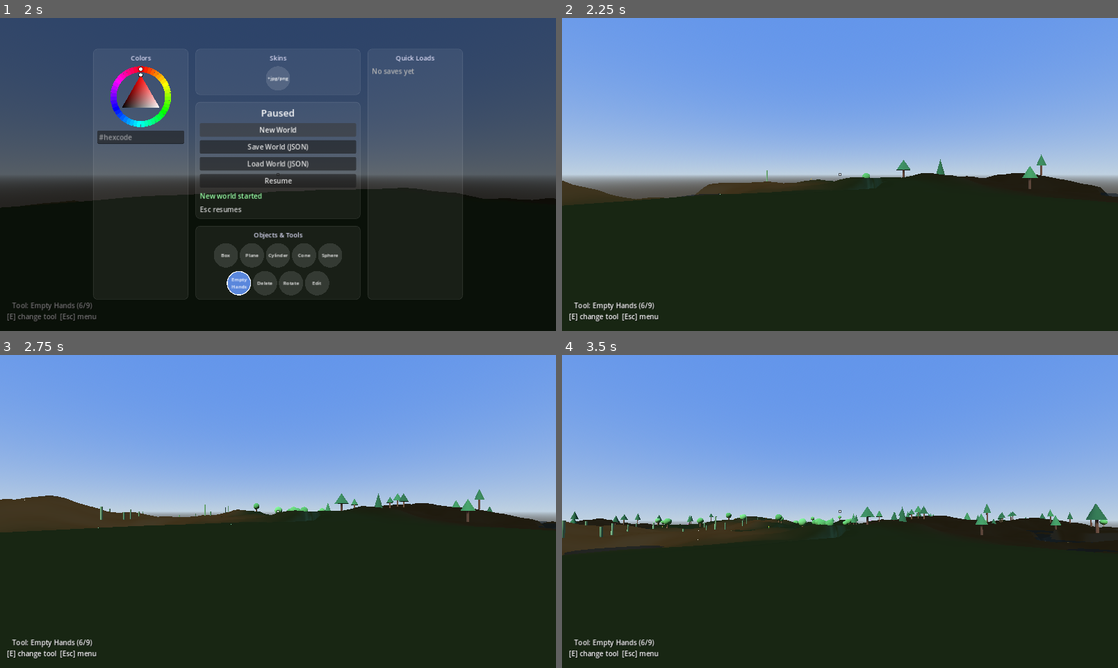
Above: before the commit, frames 1-4 (two rows, left to right).
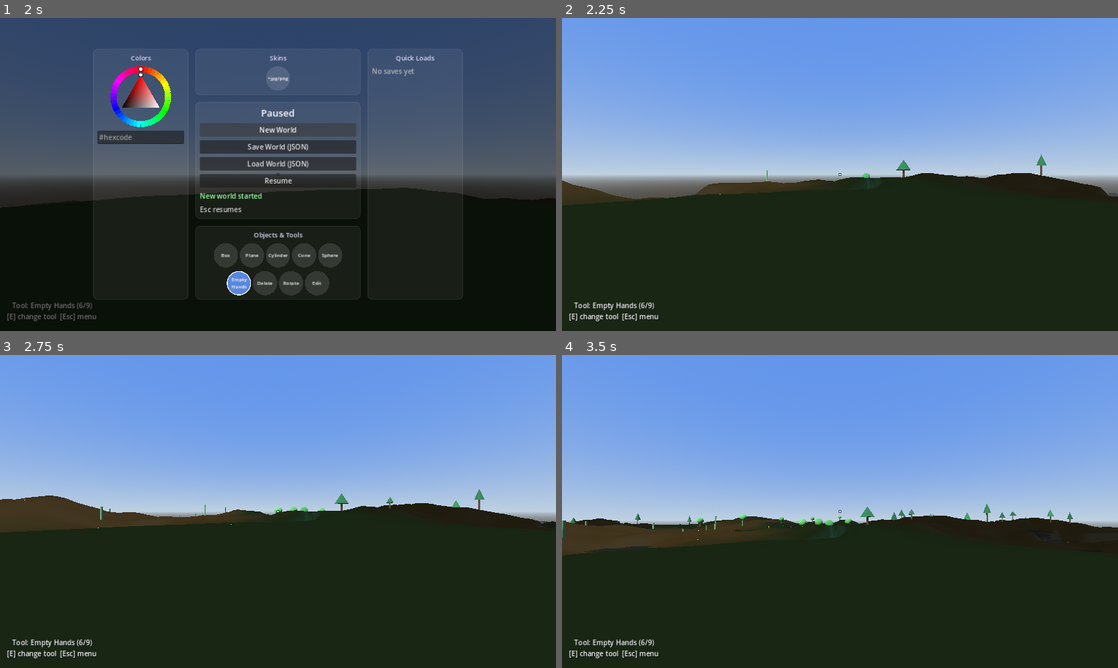
Above: after the commit, the same moments.

Repository: zenontherocks/worldmaker
Game: Godot game, scene res://scenes/Main.tscn
The game is run twice, just before and just after one commit, with the same random seed, the same clock (stepped at 60 frames per second) and the same inputs.
Inputs (mouse positions are in pixels of both pictures, inside the frame that each line leads up to):
- Up to frame 1 (2 s): click "New World" at 0.5 s; click "New World" at 1.25 s
- Up to frame 2 (2.25 s): click "Resume" at 2 s
- Up to frame 3 (2.75 s): no input
- Up to frame 4 (3.5 s): move the mouse to (867, 511) at 2.77 s; hold W (move_forward) from 2.78 s (still down); hold Q (build_cycle_dimension) from 2.78 s (still down); click (867, 511) at 2.92 s; tap Space (jump) at 3.02 s

Frame 1 is identical in both runs. In frame 2, 0.1% of the frame differs, in the area x 24-100%, y 45-57%; in frame 3, 0.3%; in frame 4, 0.8%, in the area x 0-99%, y 47-64%.

Commit message:
Cut per-chunk vegetation/water cost after reported crash on movement
User reported the game breaking entirely (everything disappearing) the
moment new terrain needed to stream in -- consistent with a single
frame doing too much synchronous work and losing the WebGL context,
which is a known failure mode for heavy per-frame work in browser
Godot exports. Went through the vegetation/water/river code for an
actual logic bug (out-of-bounds access, NaN propagation) and found
none, which points toward cost rather than correctness.

Two changes, both safe regardless of whether this turns out to be the
full explanation:

- VegetationFactory: TREE_ATTEMPTS_PER_CHUNK 5->2, FLOWER_ATTEMPTS_PER_
  CHUNK 12->4. Each attempt can build several nodes (StaticBody3D +
  CollisionShape3D + up to 2 MeshInstance3D for a tree), and this was
  already flagged as the first lever to pull if real in-browser
  performance needed it.
- TerrainChunk's water mesh: require all four corners of a quad to be
  submerged, not just one. Ridged-noise river carving can flatten out
  near-zero over a patch rather than crossing cleanly (a known
  characteristic of the abs(noise) technique), so the previous
  "any corner" threshold could pull in far more quads per chunk than
  intended in those spots -- a real risk I underestimated when writing
  it. This caps worst-case water-mesh size per chunk at the cost of a
  slightly less generous shoreline.

Diff:
--- a/scripts/terrain/TerrainChunk.gd
+++ b/scripts/terrain/TerrainChunk.gd
@@ -67,16 +67,19 @@
 			st.add_index(bottom_left)
 			st.add_index(bottom_right)
 
-			# At least one submerged corner is enough to include this quad
-			# -- an occasional sliver of water rendered slightly past the
-			# true shoreline is a minor, acceptable simplification at this
-			# grid resolution (2m cells), not worth a more precise partial
-			# cut here.
+			# All four corners submerged, not just one -- ridged-noise river
+			# carving (see TerrainNoise._river_carve_at()) can flatten out
+			# near-zero over a patch rather than crossing cleanly, so an
+			# "any corner" threshold could include far more quads per
+			# chunk than intended in those spots. Requiring all four costs
+			# a slightly less generous shoreline (a strip of shallow-but-
+			# technically-dry ground at the water's edge) in exchange for
+			# a hard cap on worst-case water-mesh size per chunk.
 			if (
 				heights[top_left] < TerrainNoise.WATER_LEVEL
-				or heights[top_right] < TerrainNoise.WATER_LEVEL
-				or heights[bottom_left] < TerrainNoise.WATER_LEVEL
-				or heights[bottom_right] < TerrainNoise.WATER_LEVEL
+				and heights[top_right] < TerrainNoise.WATER_LEVEL
+				and heights[bottom_left] < TerrainNoise.WATER_LEVEL
+				and heights[bottom_right] < TerrainNoise.WATER_LEVEL
 			):
 				has_water = true
 				var wx0 := i * CELL_SIZE
--- a/scripts/terrain/VegetationFactory.gd
+++ b/scripts/terrain/VegetationFactory.gd
@@ -18,13 +18,16 @@
 const TreeArchetype = VegetationDefinitions.TreeArchetype
 const Biome = BiomeDefinitions.Biome
 
-## Deliberately conservative -- no way to profile actual WASM/browser
-## performance from here. If this needs tuning after real in-browser
-## testing, lower these first (cheapest); TerrainStreamer.
-## VIEW_DISTANCE_CHUNKS is the next lever but squares the effect, since
+## Cut hard from the original 5/12 after real in-browser testing showed
+## each newly-streamed chunk doing enough synchronous node/mesh-building
+## work (this plus TerrainChunk's water mesh) to be a likely cause of a
+## dropped WebGL context on movement -- StaticBody3D/CollisionShape3D/
+## MeshInstance3D/Mesh construction per attempt adds up fast at 81
+## resident chunks. If still not enough, TerrainStreamer.
+## VIEW_DISTANCE_CHUNKS is the next lever, but squares the effect since
 ## it multiplies every chunk's decorations, not just its own count.
-const TREE_ATTEMPTS_PER_CHUNK := 5
-const FLOWER_ATTEMPTS_PER_CHUNK := 12
+const TREE_ATTEMPTS_PER_CHUNK := 2
+const FLOWER_ATTEMPTS_PER_CHUNK := 4
 
 ## Keeps decorations well clear of the spawn/tan-house build area --
 ## higher than a bare ">0" check so trees don't start appearing right at
